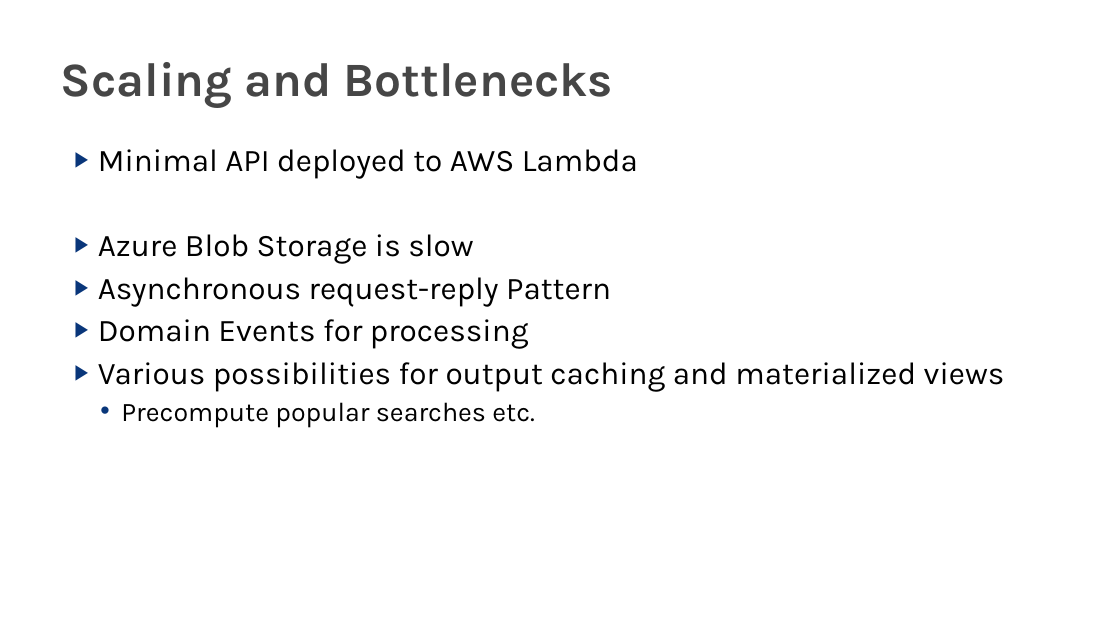
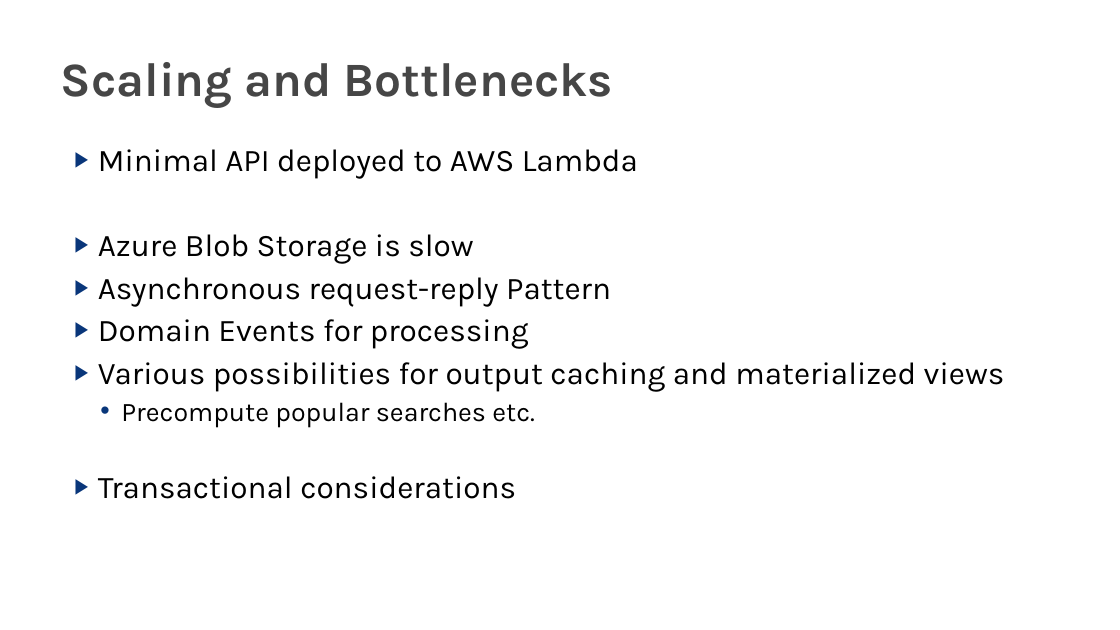
Before and after one commit to wincubate/npu, a slide deck: slide 11 of presentation/Presentation.pptx. Drawn at 1120x630 pixels with LibreOffice and Linux fonts; fonts in the diff are those of the drawing; background and template pictures are left out. Boxes give left, top, right and bottom in pixels: in the first picture for what was removed or moved away, otherwise in the second. Text is boxed around its words. In the diff, an @@ line names an element or a change of style, - is before the commit and + after.

```diff
--- a/presentation/Presentation.pptx
+++ b/presentation/Presentation.pptx
@@ text at (x1=98, y1=476, x2=516, y2=499): paragraph added @@
+▶ Transactional considerations
```
Also in this commit, not shown: 1 other slide changed, 1 slide added, 4 other files.
